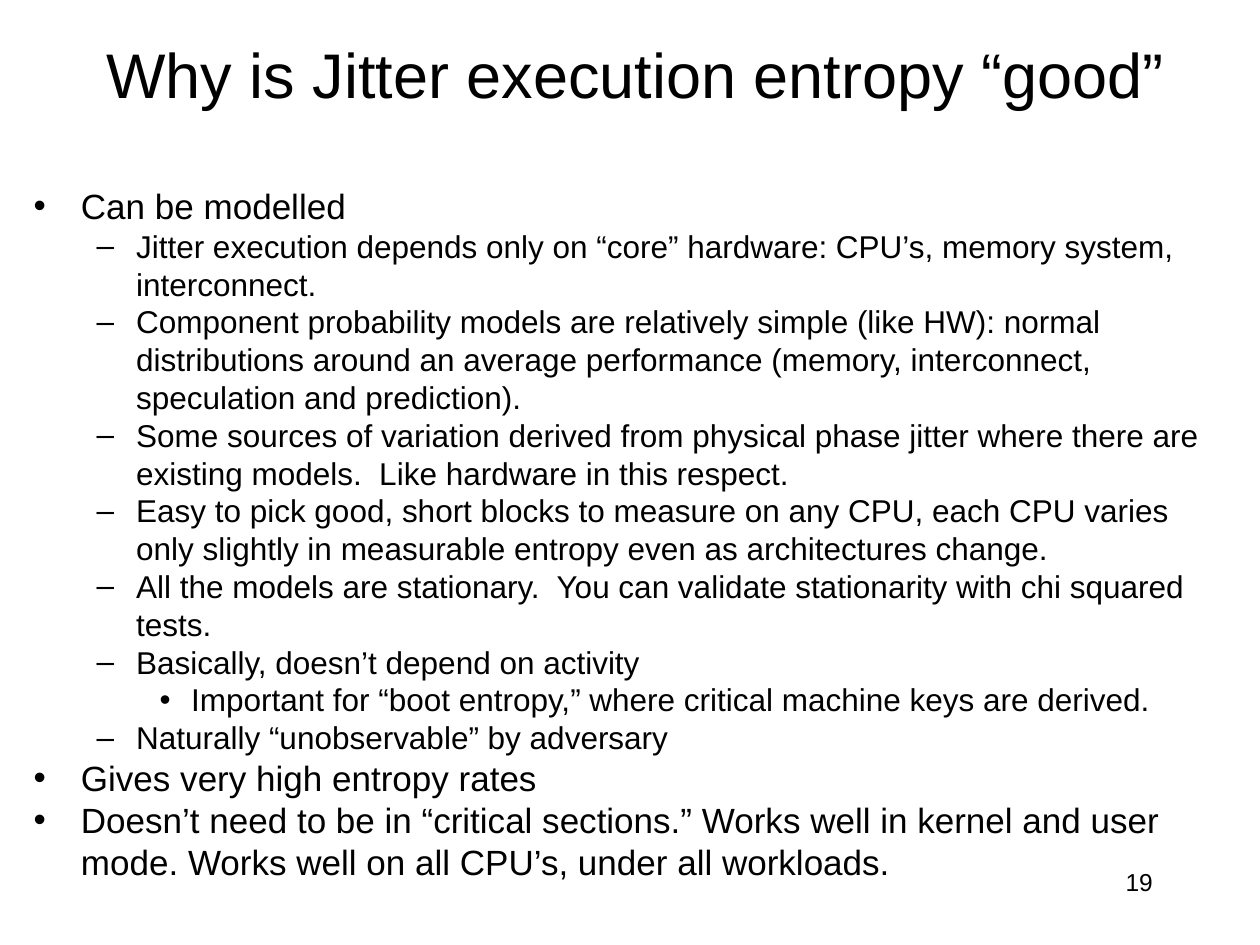
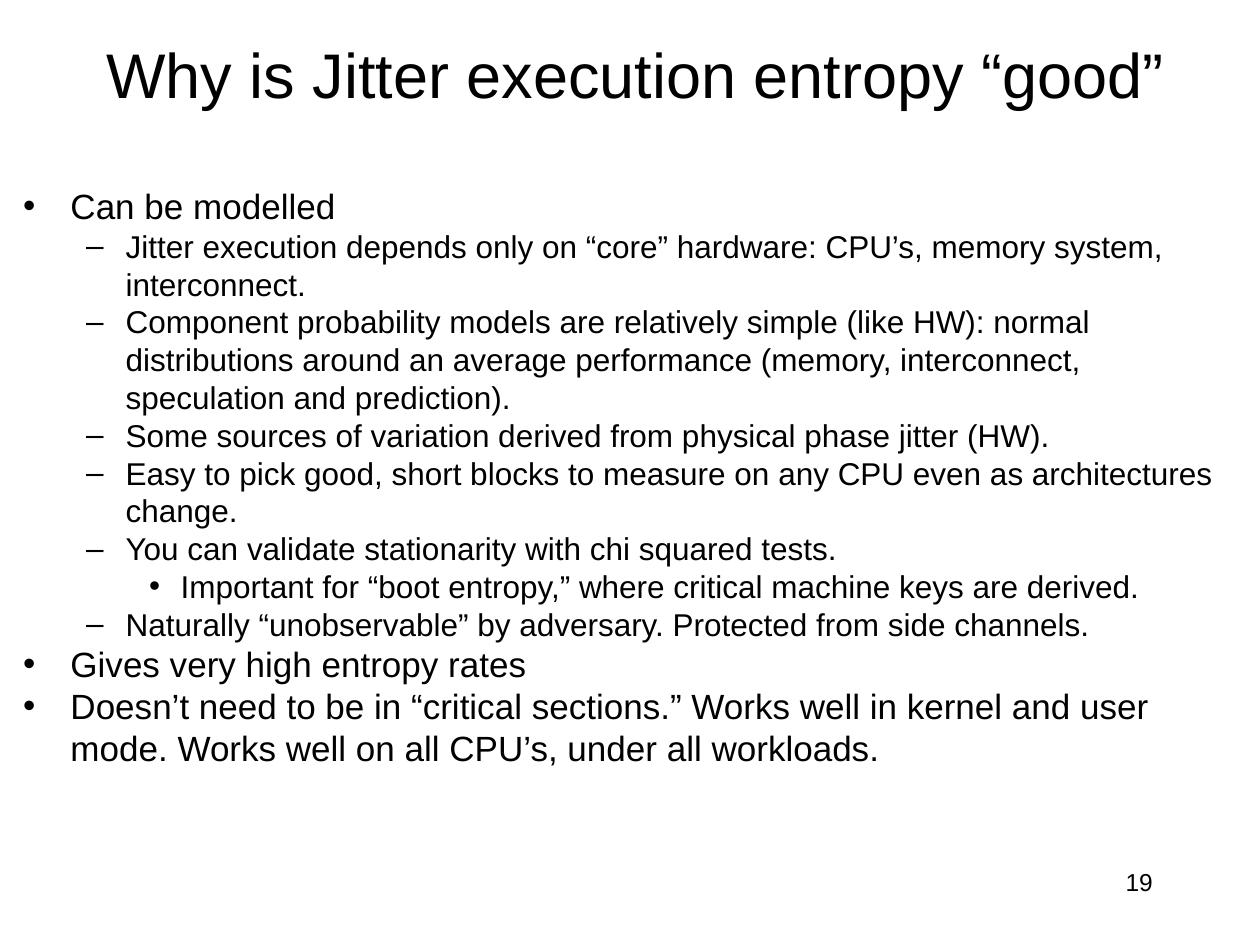
Before and after one commit to jlmucb/class_notes, a slide deck: slide 19 of BerkeleyClass/CS290Spring2013/Lectures/entropy_talk.pptx. Drawn at 1260x945 pixels with LibreOffice and Linux fonts; fonts in the diff are those of the drawing. Boxes give left, top, right and bottom in pixels: in the first picture for what was removed or moved away, otherwise in the second. Text is boxed around its words. In the diff, an @@ line names an element or a change of style, - is before the commit and + after.

Commit message:
added a few things

```diff
--- a/BerkeleyClass/CS290Spring2013/Lectures/entropy_talk.pptx
+++ b/BerkeleyClass/CS290Spring2013/Lectures/entropy_talk.pptx
@@ text "Can be modelled": place and size @@
-text "Can be modelled" at [81,193,1198,834]
+text "Can be modelled" at [70,193,1212,766]
@@ text at [126,424,1212,566]: text changed @@
-  – Some sources of variation derived from physical phase jitter where there are existing models. Like hardware in this respect.
-  – Easy to pick good, short blocks to measure on any CPU, each CPU varies only slightly in measurable entropy even as architectures change.
-  – All the models are stationary. You can validate stationarity with chi squared tests.
-  – Basically, doesn’t depend on activity
+  – Some sources of variation derived from physical phase jitter (HW).
+  – Easy to pick good, short blocks to measure on any CPU even as architectures change.
+  – You can validate stationarity with chi squared tests.
@@ text at [126,613,1089,642]: text changed @@
-  – Naturally “unobservable” by adversary
+  – Naturally “unobservable” by adversary. Protected from side channels.
```
Also in this commit, not shown: 9 other slides changed.
